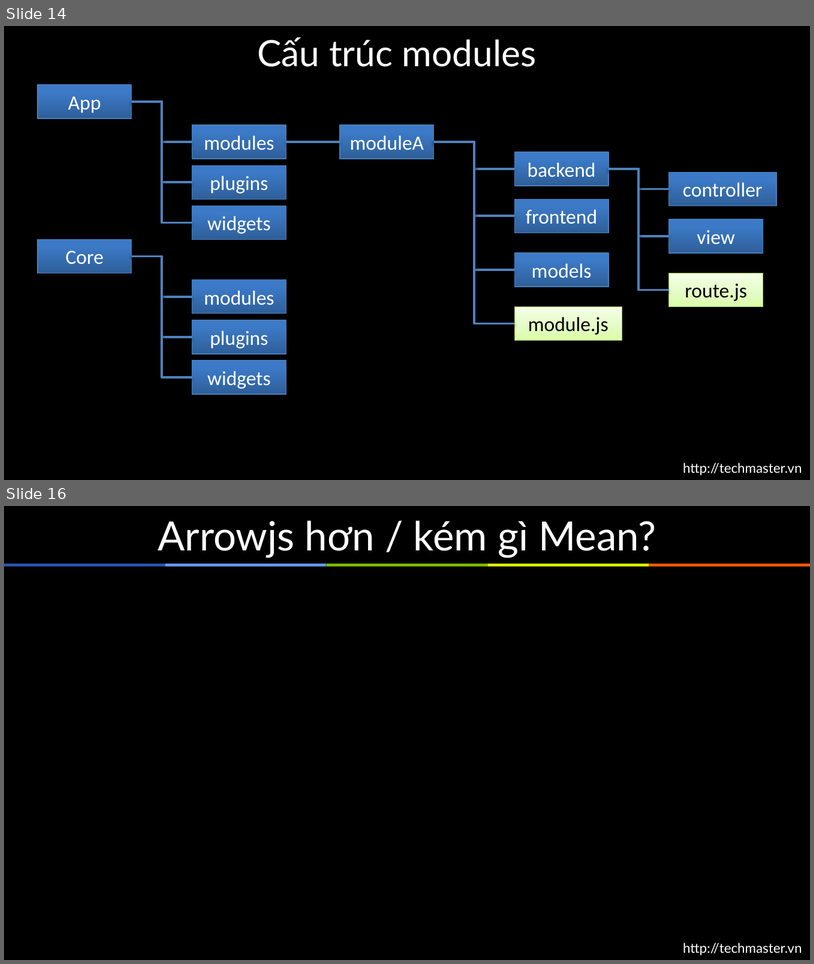
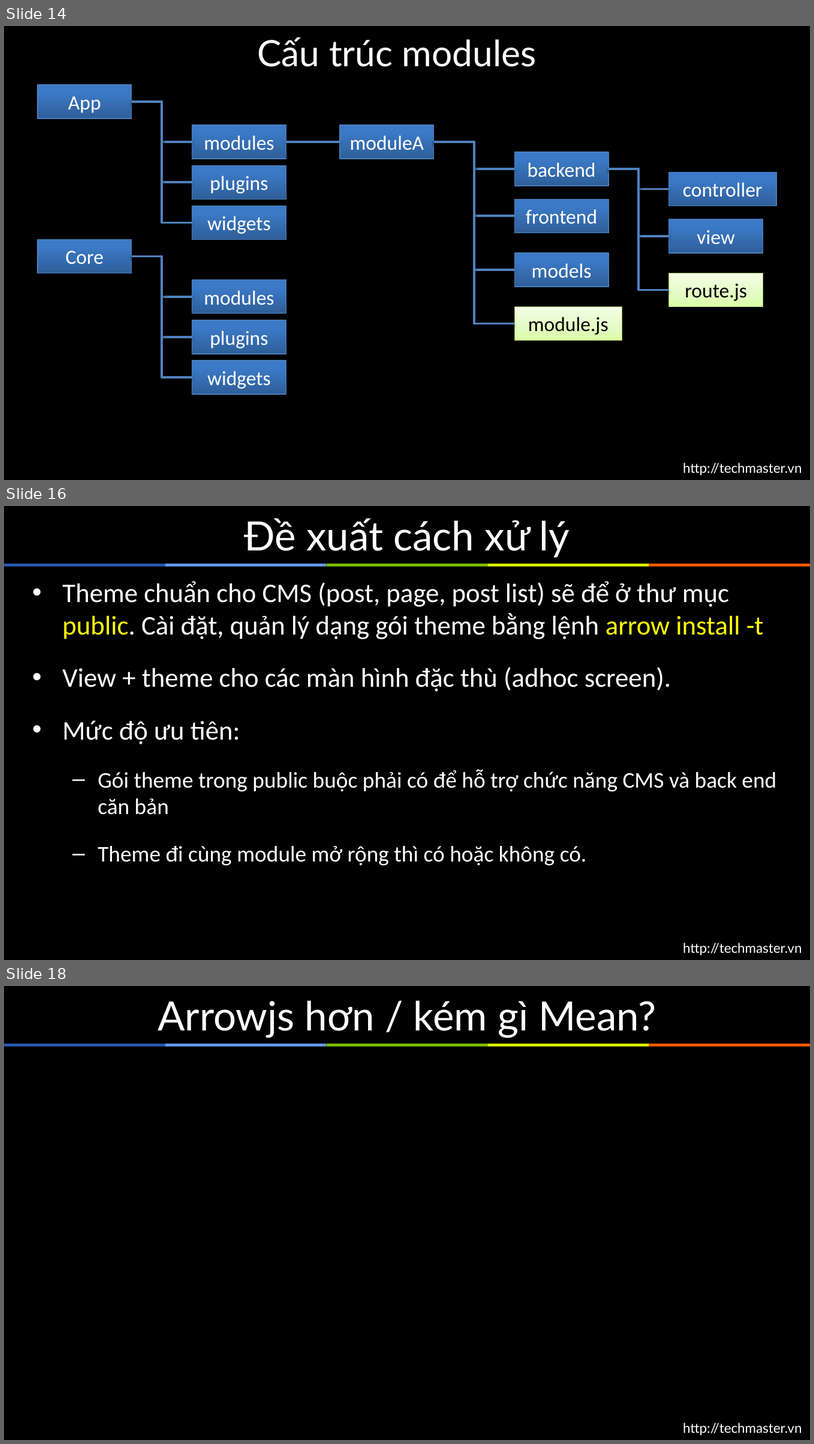
Before and after one commit to arrowjs/Documents, a slide deck: ArrowjsBasic.pptx. Shown one above the other, each under a label of ours: slides 14 and 16 before the commit, slides 14, 16 and 18 after it; the slides between them are not shown. The pictures are 814x964 and 814x1444 pixels, drawn with LibreOffice and Linux fonts; fonts in the diff are those of the drawing. Boxes give left, top, right and bottom in pixels: in the first picture for what was removed or moved away, otherwise in the second. Text is boxed around its words. In the diff, an @@ line names an element or a change of style, - is before the commit and + after.

Commit message:
Add regulation about theme

```diff
--- a/ArrowjsBasic.pptx
+++ b/ArrowjsBasic.pptx
@@ slide 16 added at [4, 506, 810, 960], background #000000; not listed: 6 template elements that a slide beside it also shows @@
@@ title added at [244, 518, 570, 558], 36 pt, text #FFFFFF @@
+Đề xuất cách xử lý
@@ text added at [62, 581, 777, 865], 24 pt, text #FFFFFF @@
+• Theme chuẩn cho CMS (post, page, post list) sẽ để ở thư mục public. Cài đặt, quản lý dạng gói theme bằng lệnh arrow install -t
+• View + theme cho các màn hình đặc thù (adhoc screen).
+• Mức độ ưu tiên:
+  – Gói theme trong public buộc phải có để hỗ trợ chức năng CMS và back end căn bản
+  – Theme đi cùng module mở rộng thì có hoặc không có.
@@ what was slide 16 is now slide 18 @@
```
Also in this commit, not shown: 1 slide changed, 2 other slides added, 1 slide removed.
